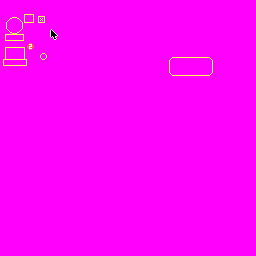
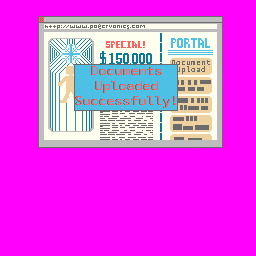
Before/after of a 256 × 256 layered artwork. What changed in the layer stack:
hid "sprites" over [3, 14, 213, 76]
showed group "Web" (6 layers) over [3, 14, 223, 148]
added layer "Documents Uploaded Successfully!" in group "Web" over [76, 66, 176, 108]
added layer "outline" in group "Web" over [74, 64, 178, 111]
